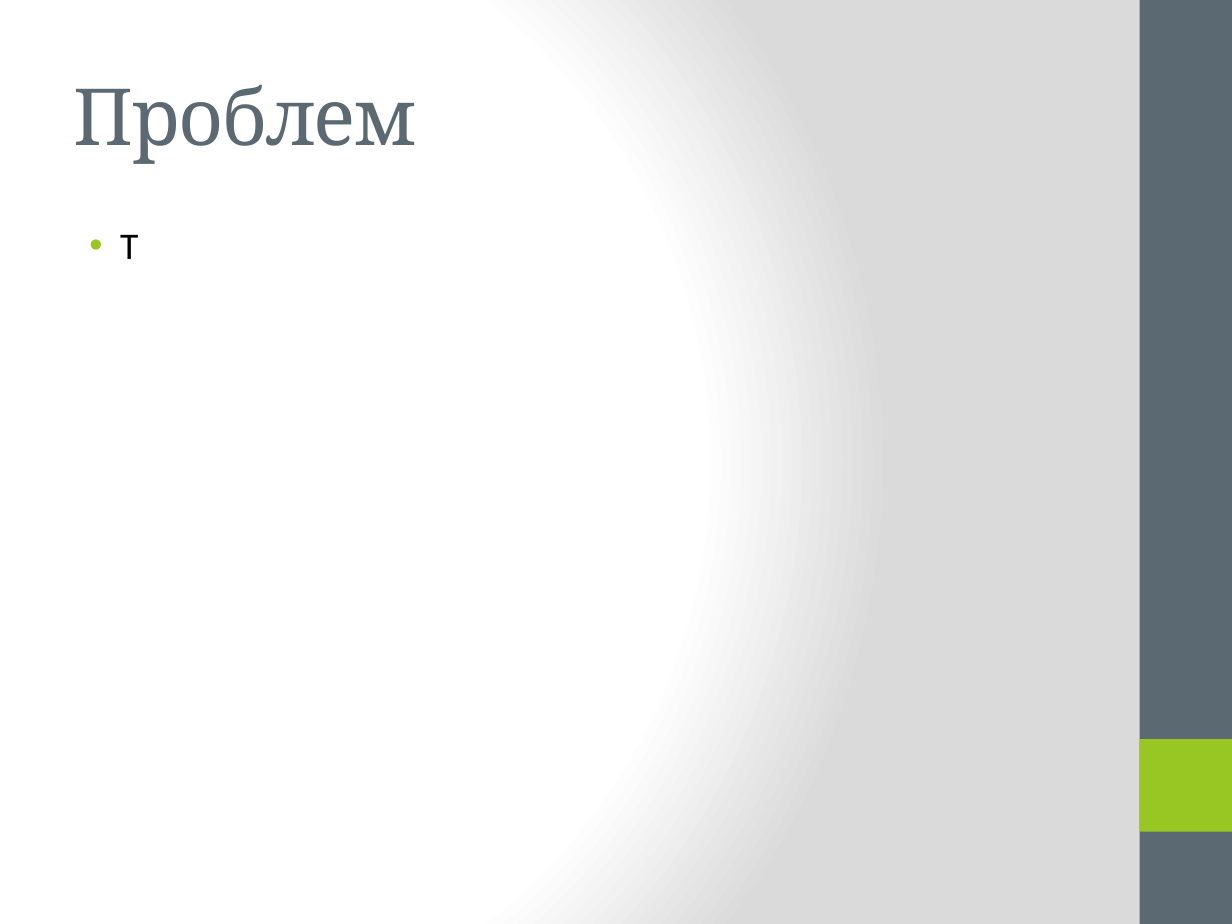
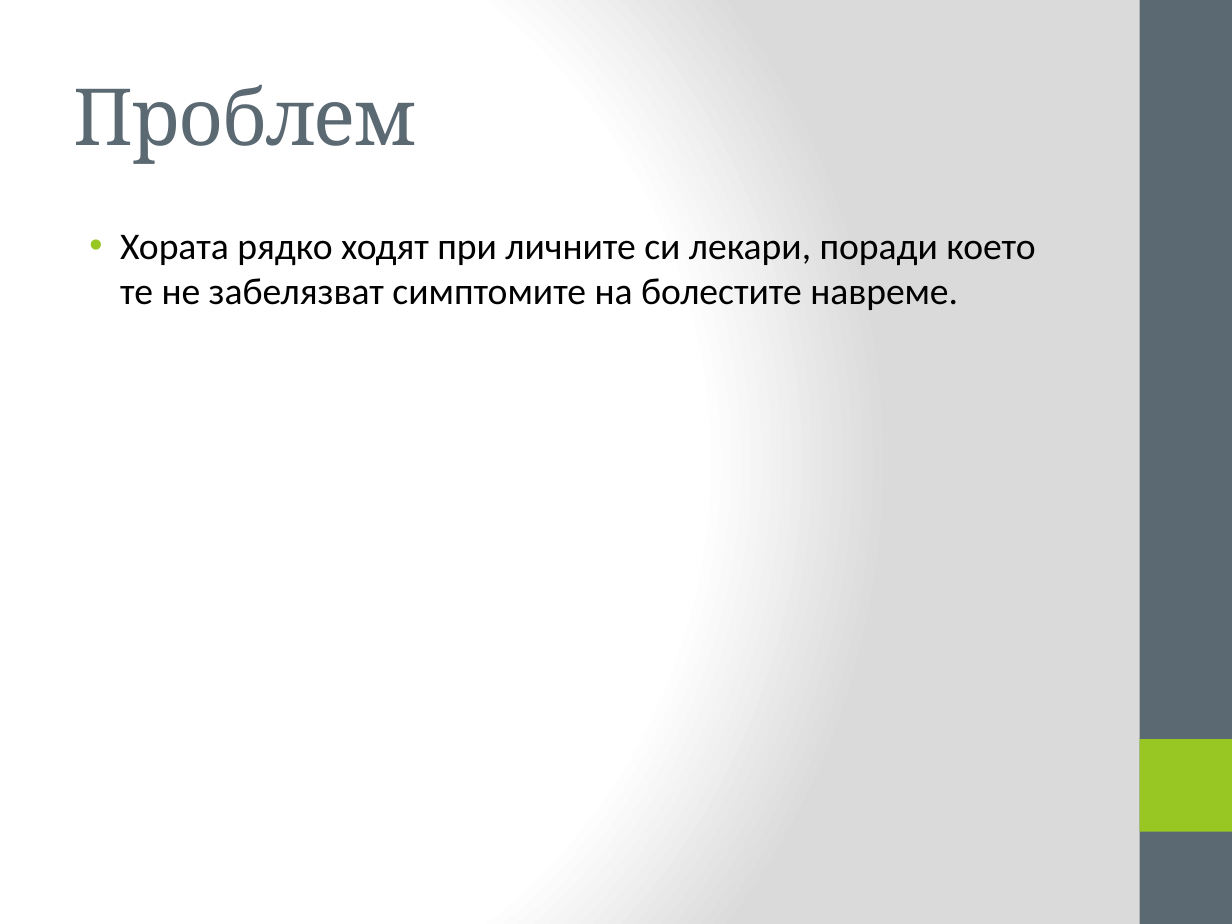
Before and after one commit to marti456/bri4ka-hacktues, a slide deck: slide 3 of Здравно-профилактична платформа.pptx (slide 2 before the commit). Drawn at 1232x924 pixels with LibreOffice and Linux fonts; fonts in the diff are those of the drawing. Boxes give left, top, right and bottom in pixels: in the first picture for what was removed or moved away, otherwise in the second. Text is boxed around its words. In the diff, an @@ line names an element or a change of style, - is before the commit and + after.

```diff
--- a/Здравно-профилактична платформа.pptx
+++ b/Здравно-профилактична платформа.pptx
@@ text at [120,235,1035,310]: text changed @@
-• Т
+• Хората рядко ходят при личните си лекари, поради което те не забелязват симптомите на болестите навреме.
```
Also in this commit, not shown: 3 other slides changed, 1 slide added, 3 slides removed.
